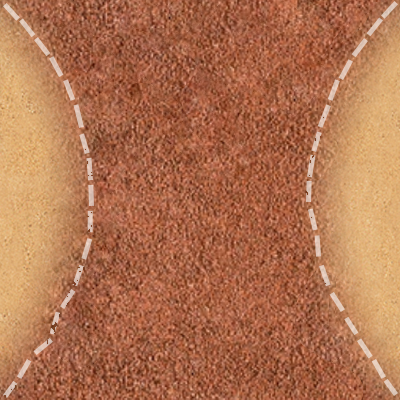
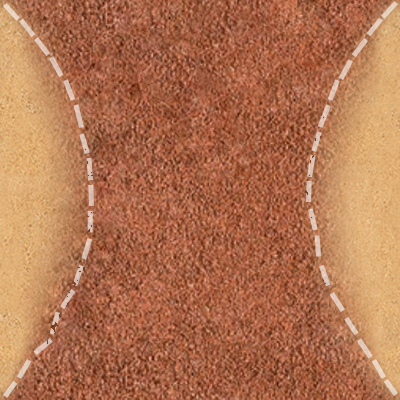
Layers edited between the first and the second (400, 400) image:
painted on "Слой 2" over left=0, top=0, right=400, bottom=400
